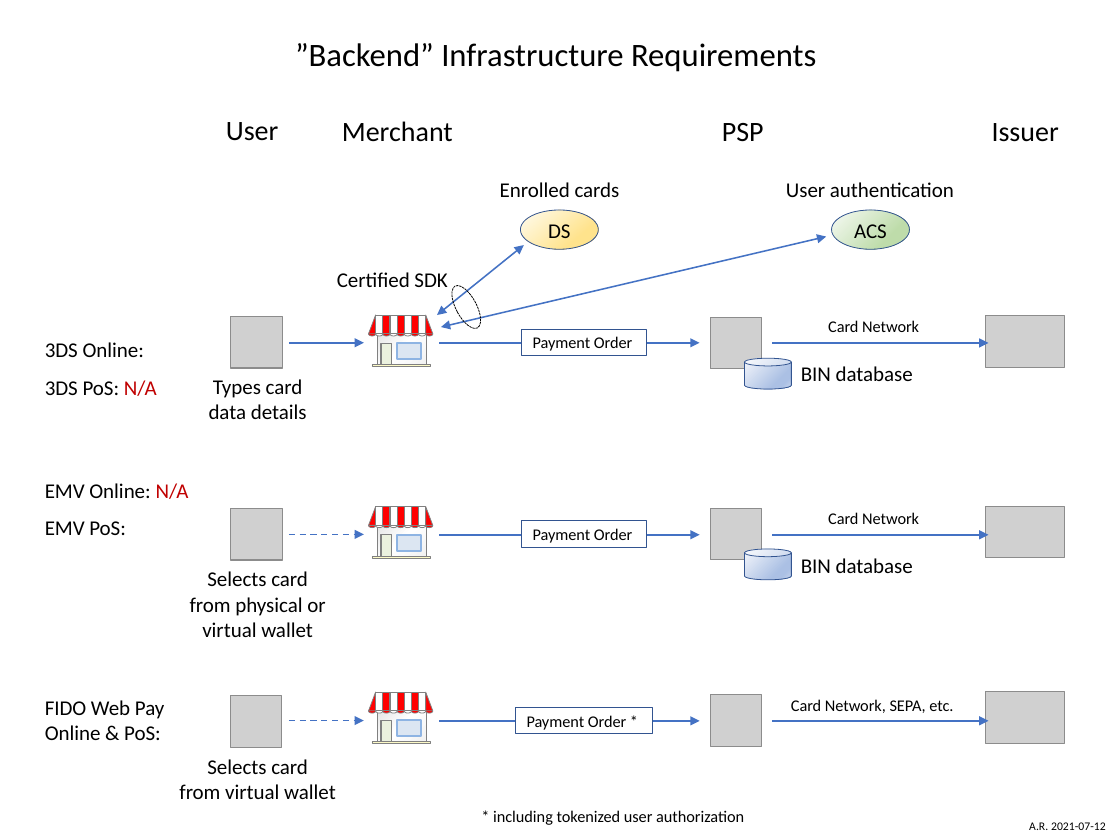
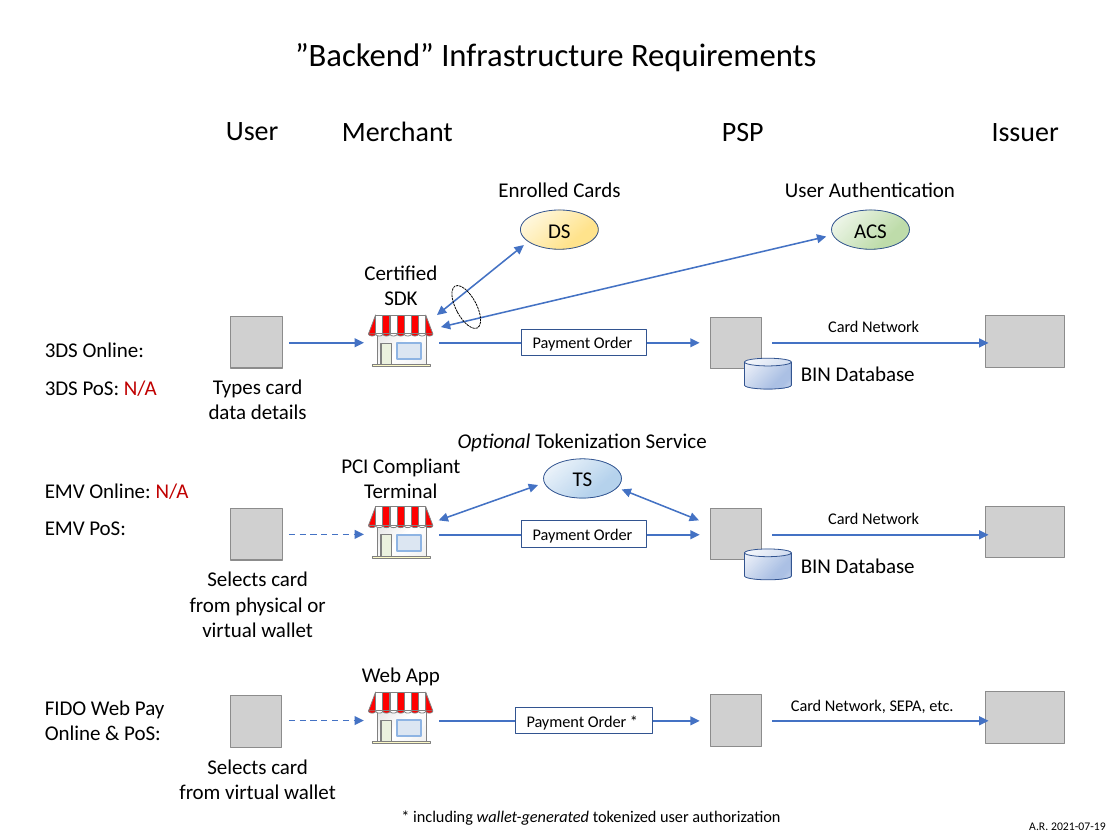
Before and after one commit to fido-web-pay/specification, a slide deck: slide 1 of backend-infrastructure-requirements.pptx. Drawn at 1120x840 pixels with LibreOffice and Linux fonts; fonts in the diff are those of the drawing; grey boxes stand for pictures. Boxes give left, top, right and bottom in pixels: in the first picture for what was removed or moved away, otherwise in the second. Text is boxed around its words. In the diff, an @@ line names an element or a change of style, - is before the commit and + after.

```diff
--- a/backend-infrastructure-requirements.pptx
+++ b/backend-infrastructure-requirements.pptx
@@ text at (498, 182, 620, 197): text changed @@
-Enrolled cards
+Enrolled Cards
@@ text at (785, 182, 955, 197): text changed @@
-User authentication
+User Authentication
@@ text "Certified SDK": place and size @@
-text "Certified SDK" at (337, 272, 447, 287)
+text "Certified SDK" at (364, 265, 437, 305)
@@ text "Certified SDK" at (364, 265, 437, 305): alignment right to centre @@
@@ text at (801, 366, 915, 381): text changed @@
-BIN database
+BIN Database
@@ text added at (458, 433, 707, 452), 13.5 pt, text #000000 @@
+Optional Tokenization Service
@@ text added at (341, 458, 460, 498), 13.5 pt, text #000000 @@
+PCI Compliant
+Terminal
@@ ellipse added at (543, 459, 622, 498), fill gradient #F7FAFD to #B5D2EC to #CEE1F2, outline #325491 0.5 pt, 13.5 pt, text #000000 @@
+TS
@@ double arrow added from (439, 521) to (538, 485), #4472C4 1 pt @@
@@ double arrow added from (622, 489) to (699, 521), #4472C4 1 pt @@
@@ text at (801, 558, 915, 573): text changed @@
-BIN database
+BIN Database
@@ text added at (362, 667, 440, 686), 13.5 pt, text #000000 @@
+Web App
@@ text at (413, 810, 780, 825): text changed @@
-* including tokenized user authorization
+* including wallet-generated tokenized user authorization
@@ text at (1029, 822, 1106, 830): text changed @@
-A.R. 2021-07-12
+A.R. 2021-07-19
```
Also in this commit, not shown: 1 other file.
